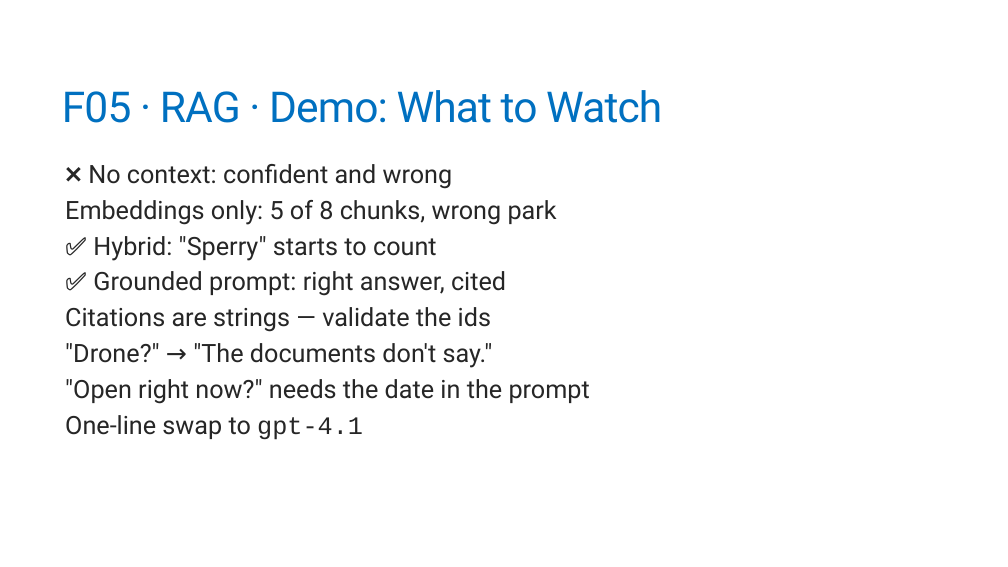
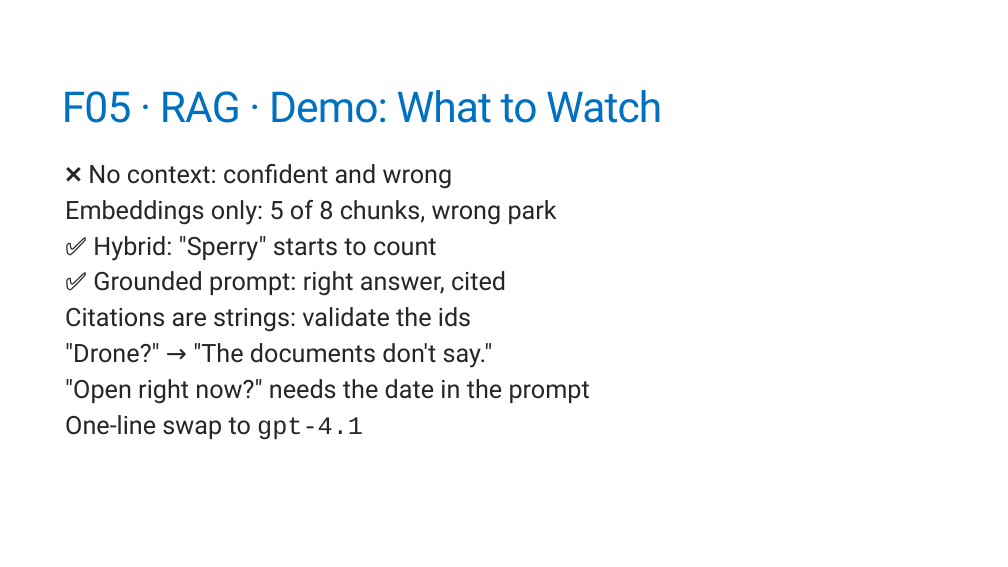
Before and after one commit to trailheadtechnology/10-ai-features-workshop, a slide deck: slide 25 of docs/slides/pptx/M2-finding.pptx. Drawn at 1008x567 pixels with LibreOffice and Linux fonts; fonts in the diff are those of the drawing. Boxes give left, top, right and bottom in pixels: in the first picture for what was removed or moved away, otherwise in the second. Text is boxed around its words. In the diff, an @@ line names an element or a change of style, - is before the commit and + after.

```diff
--- a/docs/slides/pptx/M2-finding.pptx
+++ b/docs/slides/pptx/M2-finding.pptx
@@ text at [65,307,471,332]: text changed @@
-  Citations are strings — validate the ids
+  Citations are strings: validate the ids
```
Also in this commit, not shown: 2 other slides changed, 16 other files.
